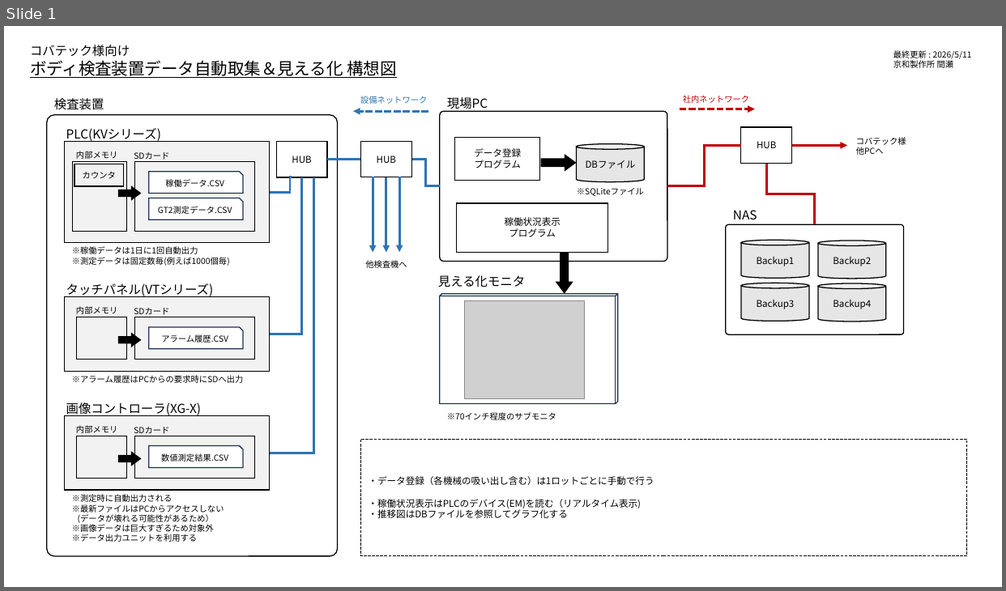
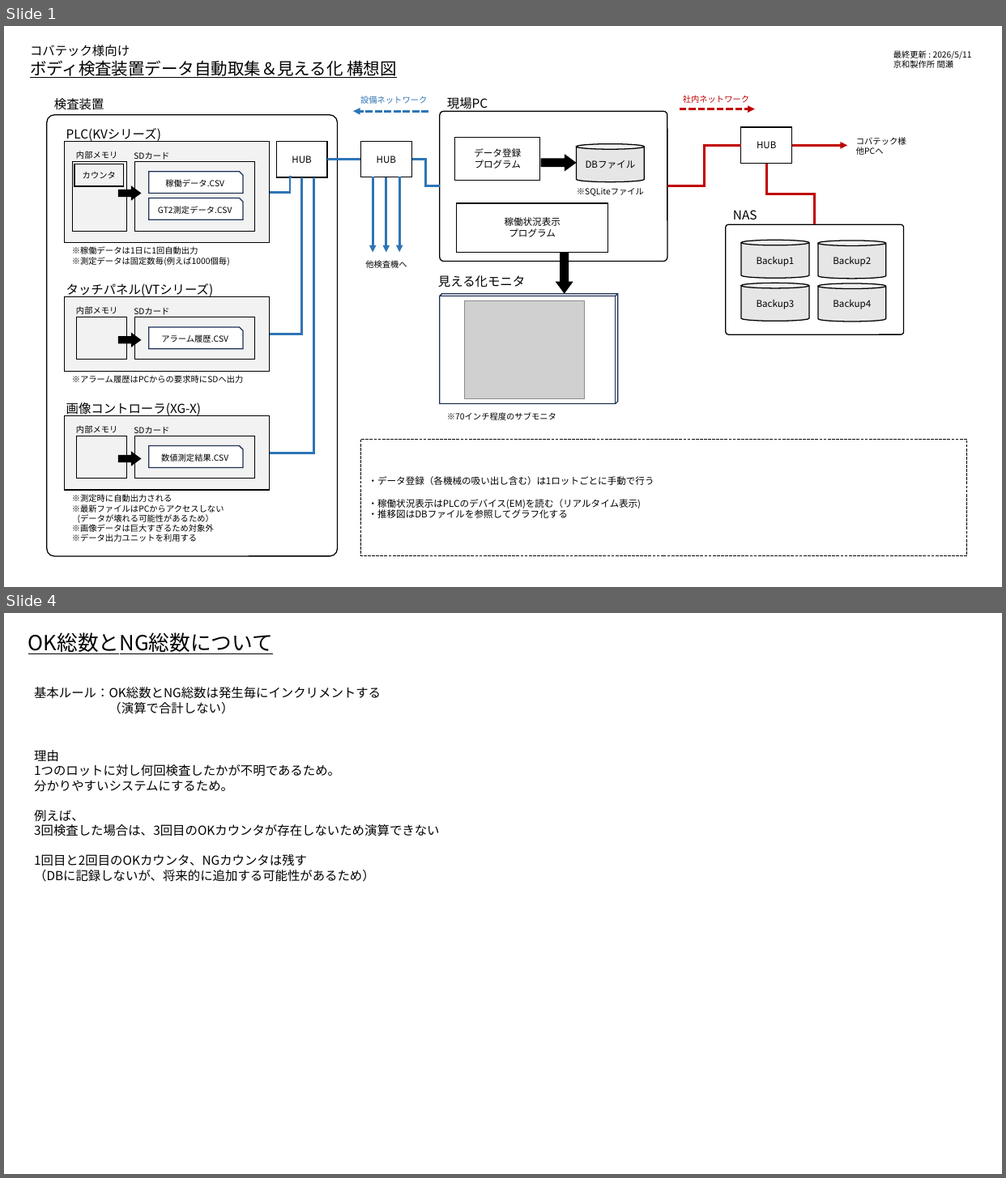
Before and after one commit to BUMZOH/body_inspect_visualize_coba, a slide deck: docs/Step1仕様書.pptx. Shown one above the other, each under a label of ours: slide 1 before the commit, slides 1 and 4 after it; the slides between them are not shown. The pictures are 1006x591 and 1006x1178 pixels, drawn with LibreOffice and Linux fonts; fonts in the diff are those of the drawing; grey boxes stand for pictures. Boxes give left, top, right and bottom in pixels: in the first picture for what was removed or moved away, otherwise in the second. Text is boxed around its words. In the diff, an @@ line names an element or a change of style, - is before the commit and + after.

```diff
--- a/docs/Step1仕様書.pptx
+++ b/docs/Step1仕様書.pptx
@@ slide 4 added at [4, 613, 1002, 1174], background #FFFFFF @@
@@ text added at [28, 632, 274, 654], 20 pt, text #000000, underline @@
+OK総数とNG総数について
@@ text added at [34, 687, 381, 714], 12 pt, text #000000 @@
+基本ルール：OK総数とNG総数は発生毎にインクリメントする
+（演算で合計しない）
@@ text added at [34, 750, 439, 882], 12 pt, text #000000 @@
+理由
+1つのロットに対し何回検査したかが不明であるため。
+分かりやすいシステムにするため。
+例えば、
+3回検査した場合は、3回目のOKカウンタが存在しないため演算できない
+1回目と2回目のOKカウンタ、NGカウンタは残す
+（DBに記録しないが、将来的に追加する可能性があるため）
```
Also in this commit, not shown: 2 slides changed, 1 slide removed, 27 other files.
